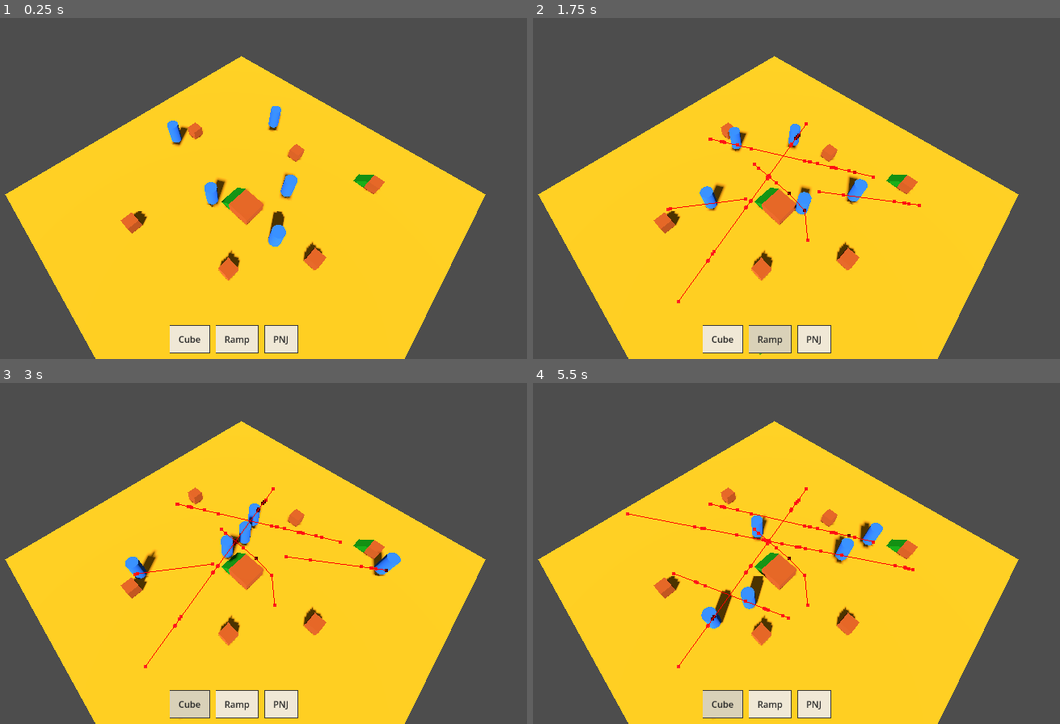
Above: before the commit, frames 1-4 (two rows, left to right).
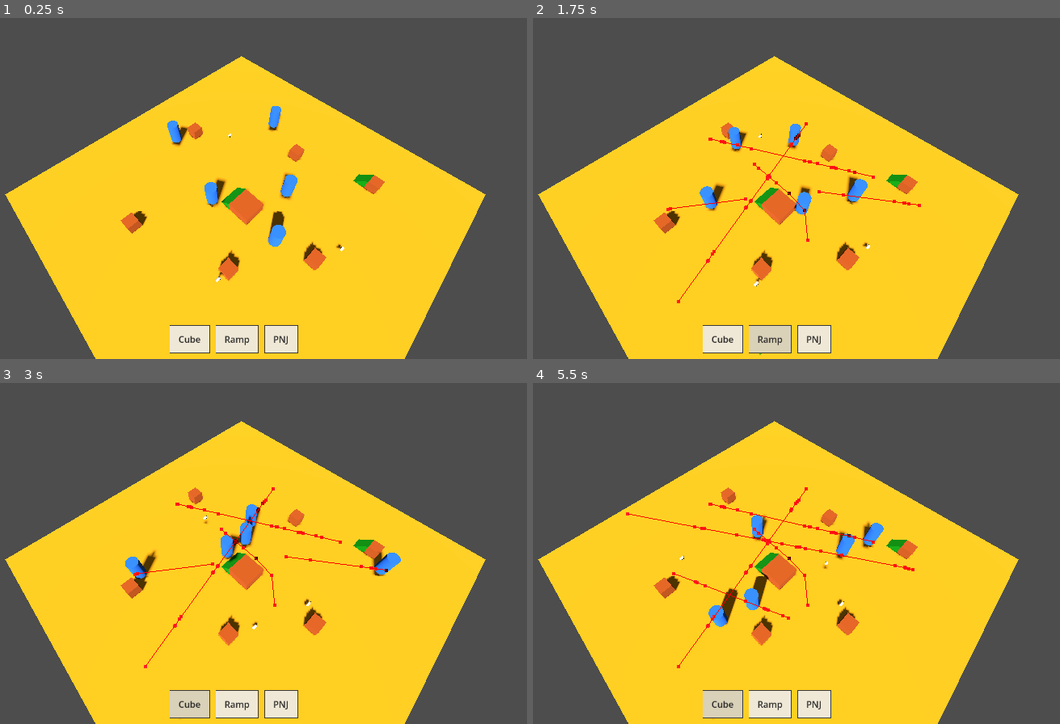
Above: after the commit, the same moments.

Repository: Kestrep/navigation_toy
Game: Godot game, scene res://scenes/main.tscn
Same seed, same stepped clock (60 frames per second), same inputs: the game is played once before the commit and once after it.
Inputs:
- Up to frame 1 (0.25 s): no input
- Up to frame 2 (1.75 s): click "Cube" at 0.5 s; click "Ramp" at 1.25 s
- Up to frame 3 (3 s): click "PNJ" at 2 s; click "Cube" at 2.75 s
- Up to frame 4 (5.5 s): click "Ramp" at 3.5 s; click "PNJ" at 4.25 s; click "Cube" at 5 s

The runs differ from the first frame. In frame 1, less than 0.1% of the frame differs, in the area x 40-66%, y 33-78%; in frame 2, less than 0.1%; in frame 3, 0.2%; in frame 4, 0.9%, in the area x 27-67%, y 38-73%.

Commit message:
Ajout caméra isométrique et chats errants sur la navmesh.
Caméra pivotable (Q/E), zoom (R/F, molette), déplacement WASD et pan à la molette du milieu. Trois chats avec navigation aléatoire sans ordres du joueur.

Diff:
--- a/project.godot
+++ b/project.godot
@@ -15,6 +15,49 @@
 config/features=PackedStringArray("4.6", "GL Compatibility")
 config/icon="res://icon.svg"
 
+[input]
+
+camera_rotate_left={
+"deadzone": 0.5,
+"events": [Object(InputEventKey,"resource_local_to_scene":false,"resource_name":"","device":-1,"window_id":0,"alt_pressed":false,"shift_pressed":false,"ctrl_pressed":false,"meta_pressed":false,"pressed":false,"keycode":81,"physical_keycode":81,"key_label":0,"unicode":113,"location":0,"echo":false,"script":null)
+]
+}
+camera_rotate_right={
+"deadzone": 0.5,
+"events": [Object(InputEventKey,"resource_local_to_scene":false,"resource_name":"","device":-1,"window_id":0,"alt_pressed":false,"shift_pressed":false,"ctrl_pressed":false,"meta_pressed":false,"pressed":false,"keycode":69,"physical_keycode":69,"key_label":0,"unicode":101,"location":0,"echo":false,"script":null)
+]
+}
+camera_zoom_in={
+"deadzone": 0.5,
+"events": [Object(InputEventKey,"resource_local_to_scene":false,"resource_name":"","device":-1,"window_id":0,"alt_pressed":false,"shift_pressed":false,"ctrl_pressed":false,"meta_pressed":false,"pressed":false,"keycode":82,"physical_keycode":82,"key_label":0,"unicode":114,"location":0,"echo":false,"script":null)
+]
+}
+camera_zoom_out={
+"deadzone": 0.5,
+"events": [Object(InputEventKey,"resource_local_to_scene":false,"resource_name":"","device":-1,"window_id":0,"alt_pressed":false,"shift_pressed":false,"ctrl_pressed":false,"meta_pressed":false,"pressed":false,"keycode":70,"physical_keycode":70,"key_label":0,"unicode":102,"location":0,"echo":false,"script":null)
+]
+}
+camera_pan_forward={
+"deadzone": 0.5,
+"events": [Object(InputEventKey,"resource_local_to_scene":false,"resource_name":"","device":-1,"window_id":0,"alt_pressed":false,"shift_pressed":false,"ctrl_pressed":false,"meta_pressed":false,"pressed":false,"keycode":87,"physical_keycode":87,"key_label":0,"unicode":119,"location":0,"echo":false,"script":null)
+]
+}
+camera_pan_back={
+"deadzone": 0.5,
+"events": [Object(InputEventKey,"resource_local_to_scene":false,"resource_name":"","device":-1,"window_id":0,"alt_pressed":false,"shift_pressed":false,"ctrl_pressed":false,"meta_pressed":false,"pressed":false,"keycode":83,"physical_keycode":83,"key_label":0,"unicode":115,"location":0,"echo":false,"script":null)
+]
+}
+camera_pan_left={
+"deadzone": 0.5,
+"events": [Object(InputEventKey,"resource_local_to_scene":false,"resource_name":"","device":-1,"window_id":0,"alt_pressed":false,"shift_pressed":false,"ctrl_pressed":false,"meta_pressed":false,"pressed":false,"keycode":65,"physical_keycode":65,"key_label":0,"unicode":97,"location":0,"echo":false,"script":null)
+]
+}
+camera_pan_right={
+"deadzone": 0.5,
+"events": [Object(InputEventKey,"resource_local_to_scene":false,"resource_name":"","device":-1,"window_id":0,"alt_pressed":false,"shift_pressed":false,"ctrl_pressed":false,"meta_pressed":false,"pressed":false,"keycode":68,"physical_keycode":68,"key_label":0,"unicode":100,"location":0,"echo":false,"script":null)
+]
+}
+
 [physics]
 
 3d/physics_engine="Jolt Physics"
--- /dev/null
+++ b/scenes/Cats.tscn
@@ -0,0 +1,87 @@
+[gd_scene load_steps=10 format=3 uid="uid://mc8f0qpa5cfw"]
+
+[ext_resource type="Script" path="res://scripts/cat.gd" id="1_cat"]
+
+[sub_resource type="StandardMaterial3D" id="StandardMaterial3D_125rp"]
+albedo_color = Color(0.99999994, 0.99263483, 0.95646006, 1)
+
+[sub_resource type="CapsuleMesh" id="CapsuleMesh_x3dyx"]
+material = SubResource("StandardMaterial3D_125rp")
+radius = 0.1
+height = 0.4
+
+[sub_resource type="StandardMaterial3D" id="StandardMaterial3D_j4i78"]
+albedo_color = Color(0.05882353, 0.078431375, 0.1254902, 0.8235294)
+
+[sub_resource type="BoxMesh" id="BoxMesh_dh05d"]
+material = SubResource("StandardMaterial3D_j4i78")
+size = Vector3(0.005, 0.2, 0.05)
+
+[sub_resource type="BoxMesh" id="BoxMesh_8no6a"]
+material = SubResource("StandardMaterial3D_j4i78")
+size = Vector3(0.02, 0.2, 0.01)
+
+[sub_resource type="StandardMaterial3D" id="StandardMaterial3D_0pwy1"]
+albedo_color = Color(0.08627451, 0, 0, 1)
+
+[sub_resource type="SphereMesh" id="SphereMesh_8njoa"]
+material = SubResource("StandardMaterial3D_0pwy1")
+radius = 0.005
+height = 0.01
+
+[sub_resource type="BoxShape3D" id="BoxShape3D_lbg6f"]
+size = Vector3(0.20727539, 0.28077698, 0.38487244)
+
+[node name="CatBody" type="CharacterBody3D" unique_id=79967133]
+collision_layer = 4
+collision_mask = 1
+script = ExtResource("1_cat")
+
+[node name="MeshInstance3D" type="MeshInstance3D" parent="." unique_id=587886569]
+transform = Transform3D(1.9106855e-15, -4.3711385e-08, -0.99999994, -1, -4.3711385e-08, 0, -4.371139e-08, 0.99999994, -4.3711385e-08, 0, 0.18447162, 0)
+mesh = SubResource("CapsuleMesh_x3dyx")
+
+[node name="patte arrière gauche" type="MeshInstance3D" parent="." unique_id=276987240]
+transform = Transform3D(1, 0, 0, 0, 1, 0, 0, 0, 1, 0.09, 0.10224635, -0.09)
+mesh = SubResource("BoxMesh_dh05d")
+
+[node name="patte avant gauche" type="MeshInstance3D" parent="." unique_id=935364390]
+transform = Transform3D(1, 0, 0, 0, 1, 0, 0, 0, 1, 0.09, 0.10224635, 0.09)
+mesh = SubResource("BoxMesh_dh05d")
+
+[node name="patte arrière droite" type="MeshInstance3D" parent="." unique_id=1709710132]
+transform = Transform3D(1, 0, 0, 0, 1, 0, 0, 0, 1, -0.09, 0.09624635, -0.1)
+mesh = SubResource("BoxMesh_dh05d")
+
+[node name="patte avant droite" type="MeshInstance3D" parent="." unique_id=2081294792]
+transform = Transform3D(1, 0, 0, 0, 1, 0, 0, 0, 1, -0.09, 0.10224635, 0.09)
+mesh = SubResource("BoxMesh_dh05d")
+
+[node name="queue" type="MeshInstance3D" parent="." unique_id=480469472]
+transform = Transform3D(1, 0, 0, 0, 0.9969678, 0.0778153, 0, -0.0778153, 0.9969678, 0, 0.2847541, -0.18978588)
+mesh = SubResource("BoxMesh_8no6a")
+
+[node name="oeuil gauche" type="MeshInstance3D" parent="." unique_id=404181050]
+transform = Transform3D(1, 0, 0, 0, 1, 0, 0, 0, 1, 0.037210077, 0.2355243, 0.17795089)
+mesh = SubResource("SphereMesh_8njoa")
+
+[node name="oeuil droit" type="MeshInstance3D" parent="." unique_id=1969614128]
+transform = Transform3D(1, 0, 0, 0, 1, 0, 0, 0, 1, -0.03011036, 0.2355243, 0.17795089)
+mesh = SubResource("SphereMesh_8njoa")
+
+[node name="CollisionShape3D" type="CollisionShape3D" parent="." unique_id=96972842]
+transform = Transform3D(1, 0, 0, 0, 1, 0, 0, 0, 1, -0.015991211, 0.13466644, 0.0013504028)
+shape = SubResource("BoxShape3D_lbg6f")
+
+[node name="NavigationAgent3D" type="NavigationAgent3D" parent="."]
+radius = 0.15
+height = 0.25
+max_speed = 2.5
+path_desired_distance = 0.2
+target_desired_distance = 0.2
+avoidance_enabled = true
+avoidance_layers = 1
+avoidance_mask = 1
+neighbor_distance = 4.0
+max_neighbors = 8
+time_horizon_agents = 0.5
--- a/scenes/main.tscn
+++ b/scenes/main.tscn
@@ -8,6 +8,8 @@
 [ext_resource type="PackedScene" uid="uid://cmm2hdedhk0eu" path="res://scenes/SpawnToolbar.tscn" id="6_spawn_toolbar"]
 [ext_resource type="Script" uid="uid://dle3pmkx8lt3v" path="res://scripts/cube_build_mode.gd" id="7_build_mode"]
 [ext_resource type="Script" uid="uid://c6yk8qt10nqn7" path="res://scripts/ramp_build_mode.gd" id="8_ramp_build_mode"]
+[ext_resource type="Script" uid="uid://b3llmpbk635p8" path="res://scripts/isometric_camera_pivot.gd" id="9_camera_pivot"]
+[ext_resource type="PackedScene" uid="uid://mc8f0qpa5cfw" path="res://scenes/Cats.tscn" id="10_cat"]
 
 [sub_resource type="NavigationMesh" id="NavigationMesh_sgp6g"]
 vertices = PackedVector3Array(-15, 0, -2, -10, 0, -2, -9.75, 0, -3, -1, 0, -7.75, 0, 0, -8, 0, 0, -15, -8.25, 0, -3, -1 …(840 unchanged characters)…
@@ -42,8 +44,11 @@
 [node name="RampBuildMode" type="Node3D" parent="." unique_id=810414651]
 script = ExtResource("8_ramp_build_mode")
 
-[node name="Camera3D" type="Camera3D" parent="." unique_id=2012345678]
-transform = Transform3D(0.70710677, -0.5996606, 0.3747095, 0, 0.52991927, 0.8480481, -0.70710677, -0.5996606, 0.3747095, 5.7152386, 18, 7.1420717)
+[node name="CameraPivot" type="Node3D" parent="." unique_id=372494085]
+script = ExtResource("9_camera_pivot")
+
+[node name="Camera3D" type="Camera3D" parent="CameraPivot" unique_id=2012345678]
+transform = Transform3D(0.7071067, -0.5996606, 0.3747095, 0, 0.52991927, 0.8480481, -0.7071067, -0.5996606, 0.3747095, 5.7152386, 18, 7.1420717)
 current = true
 
 [node name="DirectionalLight3D" type="DirectionalLight3D" parent="." unique_id=2012345679]
@@ -66,6 +71,17 @@
 
 [node name="Character5" parent="Characters" unique_id=2012345685 instance=ExtResource("4_character")]
 transform = Transform3D(1, 0, 0, 0, 1, 0, 0, 0, 1, 4, 0, 1)
+
+[node name="Cats" type="Node3D" parent="."]
+
+[node name="Cat1" parent="Cats" instance=ExtResource("10_cat")]
+transform = Transform3D(1, 0, 0, 0, 1, 0, 0, 0, 1, -6, 0, -4)
+
+[node name="Cat2" parent="Cats" instance=ExtResource("10_cat")]
+transform = Transform3D(1, 0, 0, 0, 1, 0, 0, 0, 1, 3, 0, 6)
+
+[node name="Cat3" parent="Cats" instance=ExtResource("10_cat")]
+transform = Transform3D(1, 0, 0, 0, 1, 0, 0, 0, 1, 8, 0, -2)
 
 [node name="NavigationRegion3D" type="NavigationRegion3D" parent="." unique_id=1784745479]
 navigation_mesh = SubResource("NavigationMesh_sgp6g")
--- /dev/null
+++ b/scripts/cat.gd
@@ -0,0 +1,75 @@
+extends CharacterBody3D
+
+@export var move_speed: float = 2.5
+@export var pause_duration: float = 1.5
+@export var avoidance_separation_radius: float = 0.15
+
+@onready var navigation_agent: NavigationAgent3D = $NavigationAgent3D
+
+var _is_pausing: bool = false
+var _pause_time_left: float = 0.0
+
+
+func _ready() -> void:
+	navigation_agent.velocity_computed.connect(_on_velocity_computed)
+	navigation_agent.radius = avoidance_separation_radius
+	navigation_agent.max_speed = move_speed
+
+	await get_tree().physics_frame
+	_pick_random_wander_target()
+
+
+func _physics_process(delta: float) -> void:
+	if NavigationServer3D.map_get_iteration_id(navigation_agent.get_navigation_map()) == 0:
+		return
+
+	if _is_pausing:
+		velocity = Vector3.ZERO
+		navigation_agent.set_velocity(Vector3.ZERO)
+		_pause_time_left -= delta
+		if _pause_time_left <= 0.0:
+			_is_pausing = false
+			_pick_random_wander_target()
+		return
+
+	if navigation_agent.is_navigation_finished():
+		velocity = Vector3.ZERO
+		navigation_agent.set_velocity(Vector3.ZERO)
+		_start_pause()
+		return
+
+	var next_position: Vector3 = navigation_agent.get_next_path_position()
+	var direction := global_position.direction_to(next_position)
+	direction.y = 0.0
+	if direction.length_squared() > 0.0001:
+		direction = direction.normalized()
+	var desired_velocity := direction * move_speed
+	navigation_agent.set_velocity(desired_velocity)
+
+
+func _on_velocity_computed(safe_velocity: Vector3) -> void:
+	velocity = safe_velocity
+	move_and_slide()
+
+
+func _start_pause() -> void:
+	if _is_pausing:
+		return
+	_is_pausing = true
+	_pause_time_left = pause_duration
+
+
+func _pick_random_wander_target() -> void:
+	var nav_map := navigation_agent.get_navigation_map()
+	if nav_map == RID():
+		return
+
+	var random_point := NavigationServer3D.map_get_random_point(
+		nav_map,
+		navigation_agent.navigation_layers,
+		false
+	)
+	if random_point == Vector3.ZERO:
+		return
+
+	navigation_agent.target_position = random_point
--- /dev/null
+++ b/scripts/isometric_camera_pivot.gd
@@ -0,0 +1,140 @@
+extends Node3D
+
+const YAW_STEP_DEG := 90.0
+const ZOOM_STEP := 0.08
+const ZOOM_MIN := 0.45
+const ZOOM_MAX := 1.75
+
+@export var rotate_duration_sec: float = 0.35
+@export var pan_speed: float = 14.0
+@export var pan_mouse_sensitivity: float = 0.02
+
+@onready var _camera: Camera3D = $Camera3D
+
+var _yaw_deg: float = 0.0
+var _zoom_factor: float = 1.0
+var _base_camera_position: Vector3
+var _rotate_tween: Tween
+var _is_middle_drag_pan: bool = false
+
+
+func _ready() -> void:
+	_base_camera_position = _camera.position
+	rotation_degrees.y = _yaw_deg
+	_apply_zoom()
+
+
+func _process(delta: float) -> void:
+	if Input.is_action_just_pressed("camera_rotate_left"):
+		_rotate_corner(-1)
+	elif Input.is_action_just_pressed("camera_rotate_right"):
+		_rotate_corner(1)
+
+	if not _is_ramp_build_active():
+		if Input.is_action_just_pressed("camera_zoom_in"):
+			_zoom_by_steps(-1)
+		elif Input.is_action_just_pressed("camera_zoom_out"):
+			_zoom_by_steps(1)
+
+	_apply_pan(delta)
+
+
+func _apply_pan(delta: float) -> void:
+	var input := Vector2(
+		Input.get_action_strength("camera_pan_right") - Input.get_action_strength("camera_pan_left"),
+		Input.get_action_strength("camera_pan_forward") - Input.get_action_strength("camera_pan_back"),
+	)
+	if input.is_zero_approx():
+		return
+
+	var axes := _get_pan_axes()
+	if axes.is_empty():
+		return
+	position += (axes[0] * input.x + axes[1] * input.y) * pan_speed * delta
+
+
+func _get_pan_axes() -> Array[Vector3]:
+	var cam_basis := _camera.global_transform.basis
+	var right := _flatten_to_xz(cam_basis.x)
+	var forward := _flatten_to_xz(-cam_basis.z)
+	if right.length_squared() < 0.0001 or forward.length_squared() < 0.0001:
+		return []
+	return [right, forward]
+
+
+func _pan_by_screen_delta(screen_delta: Vector2) -> void:
+	var axes := _get_pan_axes()
+	if axes.is_empty():
+		return
+	var scale := pan_mouse_sensitivity / _zoom_factor
+	position -= (axes[0] * screen_delta.x - axes[1] * screen_delta.y) * scale
+
+
+func _flatten_to_xz(vector: Vector3) -> Vector3:
+	var flat := Vector3(vector.x, 0.0, vector.z)
+	return flat.normalized() if flat.length_squared() > 0.0001 else Vector3.ZERO
+
+
+func _unhandled_input(event: InputEvent) -> void:
+	if event is InputEventMouseButton:
+		var mouse_event := event as InputEventMouseButton
+		if mouse_event.button_index == MOUSE_BUTTON_MIDDLE:
+			_is_middle_drag_pan = mouse_event.pressed
+			if mouse_event.pressed:
+				Input.set_mouse_mode(Input.MOUSE_MODE_CAPTURED)
+			else:
+				Input.set_mouse_mode(Input.MOUSE_MODE_VISIBLE)
+			get_viewport().set_input_as_handled()
+			return
+
+		if not mouse_event.pressed:
+			return
+
+		var strength := mouse_event.factor if mouse_event.factor > 0.0 else 1.0
+		match mouse_event.button_index:
+			MOUSE_BUTTON_WHEEL_UP:
+				_zoom_by_steps(-1, strength)
+				get_viewport().set_input_as_handled()
+			MOUSE_BUTTON_WHEEL_DOWN:
+				_zoom_by_steps(1, strength)
+				get_viewport().set_input_as_handled()
+		return
+
+	if event is InputEventMouseMotion and _is_middle_drag_pan:
+		var motion_event := event as InputEventMouseMotion
+		_pan_by_screen_delta(motion_event.relative)
+		get_viewport().set_input_as_handled()
+
+
+func _rotate_corner(direction: int) -> void:
+	if _rotate_tween:
+		_rotate_tween.kill()
+		_yaw_deg = rotation_degrees.y
+
+	_yaw_deg += float(direction) * YAW_STEP_DEG
+	_animate_to_corner()
+
+
+func _animate_to_corner() -> void:
+	_rotate_tween = create_tween()
+	_rotate_tween.set_ease(Tween.EASE_IN_OUT)
+	_rotate_tween.set_trans(Tween.TRANS_CUBIC)
+	_rotate_tween.tween_property(self, "rotation_degrees:y", _yaw_deg, rotate_duration_sec)
+
+
+func _zoom_by_steps(direction: int, strength: float = 1.0) -> void:
+	var delta := ZOOM_STEP * strength * float(direction)
+	_zoom_factor = clampf(_zoom_factor + delta, ZOOM_MIN, ZOOM_MAX)
+	_apply_zoom()
+
+
+func _apply_zoom() -> void:
+	_camera.position = _base_camera_position * _zoom_factor
+
+
+func _is_ramp_build_active() -> bool:
+	var main := get_parent()
+	if main == null:
+		return false
+	var ramp_mode := main.get_node_or_null("RampBuildMode")
+	return ramp_mode != null and ramp_mode.is_active()
--- a/scripts/spawn_toolbar.gd
+++ b/scripts/spawn_toolbar.gd
@@ -5,6 +5,7 @@
 
 @onready var _cube_button: Button = %CubeButton
 @onready var _ramp_button: Button = %RampButton
+@onready var _pnj_button: Button = $CenterContainer/MarginContainer/HBoxContainer/PNJButton
 
 var _style_normal: StyleBoxFlat
 var _style_active: StyleBoxFlat
@@ -15,6 +16,9 @@
 	_style_active = _style_normal.duplicate() as StyleBoxFlat
 	_style_active.bg_color = Color(0.85, 0.82, 0.72, 1)
 
+	_cube_button.focus_mode = Control.FOCUS_NONE
+	_ramp_button.focus_mode = Control.FOCUS_NONE
+	_pnj_button.focus_mode = Control.FOCUS_NONE
 	_cube_button.pressed.connect(_on_cube_button_pressed)
 	_ramp_button.pressed.connect(_on_ramp_button_pressed)
 
Not shown, added: scripts/cat.gd.uid
Not shown, added: scripts/isometric_camera_pivot.gd.uid
